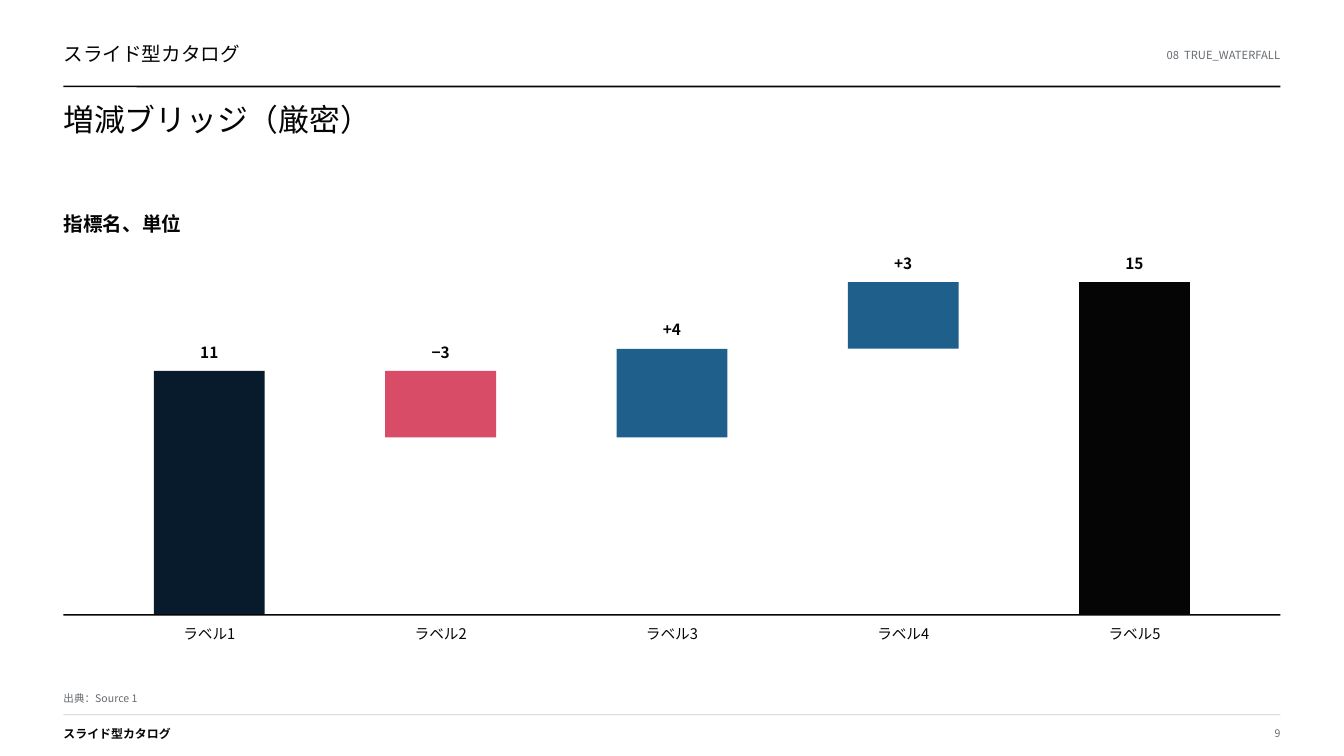
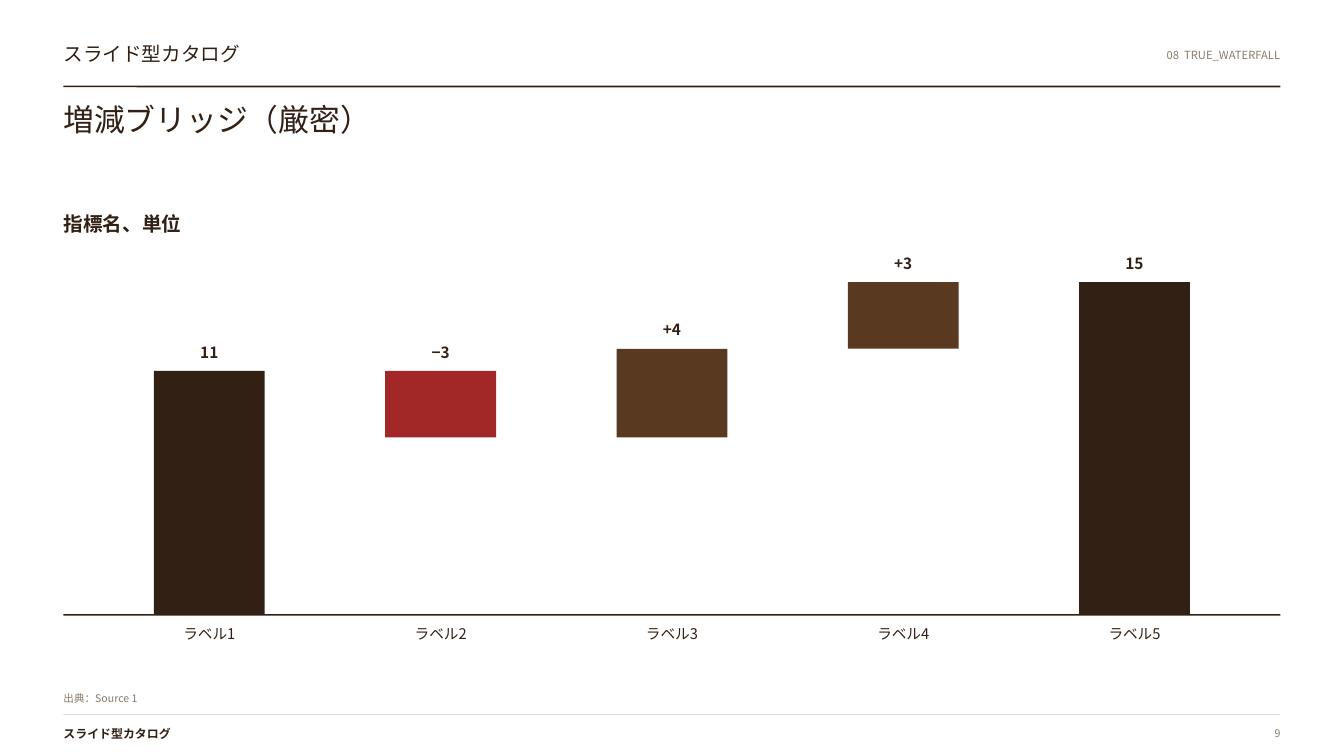
Before and after one commit to gozen3ji/consulting-pptx-skill, a slide deck: slide 9 of assets/SuperTemplate_36type.pptx. Drawn at 1344x756 pixels with LibreOffice and Linux fonts; fonts in the diff are those of the drawing. Boxes give left, top, right and bottom in pixels: in the first picture for what was removed or moved away, otherwise in the second. Text is boxed around its words. In the diff, an @@ line names an element or a change of style, - is before the commit and + after.

```diff
--- a/assets/SuperTemplate_36type.pptx
+++ b/assets/SuperTemplate_36type.pptx
@@ line (64, 87) - (1280, 87): stroke #050505 1.1 pt to #322014 1.1 pt @@
@@ rectangle at <box>848,282,959,349</box>: fill #1E5F8C to #5A3921 @@
@@ rectangle at <box>1080,282,1191,615</box>: fill #050505 to #322014 @@
@@ rectangle at <box>617,349,728,438</box>: fill #1E5F8C to #5A3921 @@
@@ rectangle at <box>154,371,265,615</box>: fill #071B2C to #322014 @@
@@ rectangle at <box>385,371,496,438</box>: fill #D94C68 to #A22727 @@
@@ line (64, 615) - (1280, 615): stroke #050505 1 pt to #322014 1 pt @@
@@ text colour #050505 to #322014 in 14 elements at <box>63,44,240,63</box>, <box>63,105,370,134</box>, <box>63,728,170,739</box>, <box>63,214,181,233</box>, <box>200,346,218,358</box>, <box>183,628,235,640</box>, <box>432,346,450,358</box>, <box>415,628,467,640</box>, <box>663,323,681,335</box>, <box>646,628,698,640</box>, <box>894,257,912,269</box>, <box>877,628,929,640</box>, <box>1125,257,1143,269</box>, <box>1109,628,1161,640</box> @@
@@ text colour #666B70 to #8A7B6B in 3 elements at <box>1167,51,1280,61</box>, <box>63,693,138,703</box>, <box>1275,729,1281,737</box> @@
```
Also in this commit, not shown: 35 other slides changed, 11 other files.
